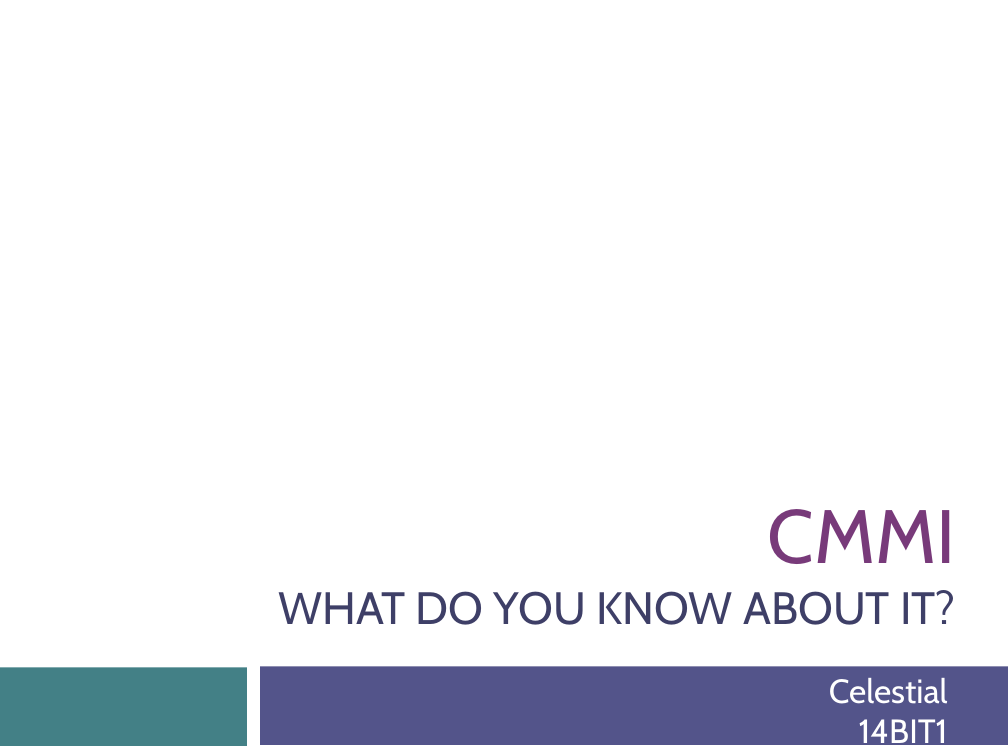
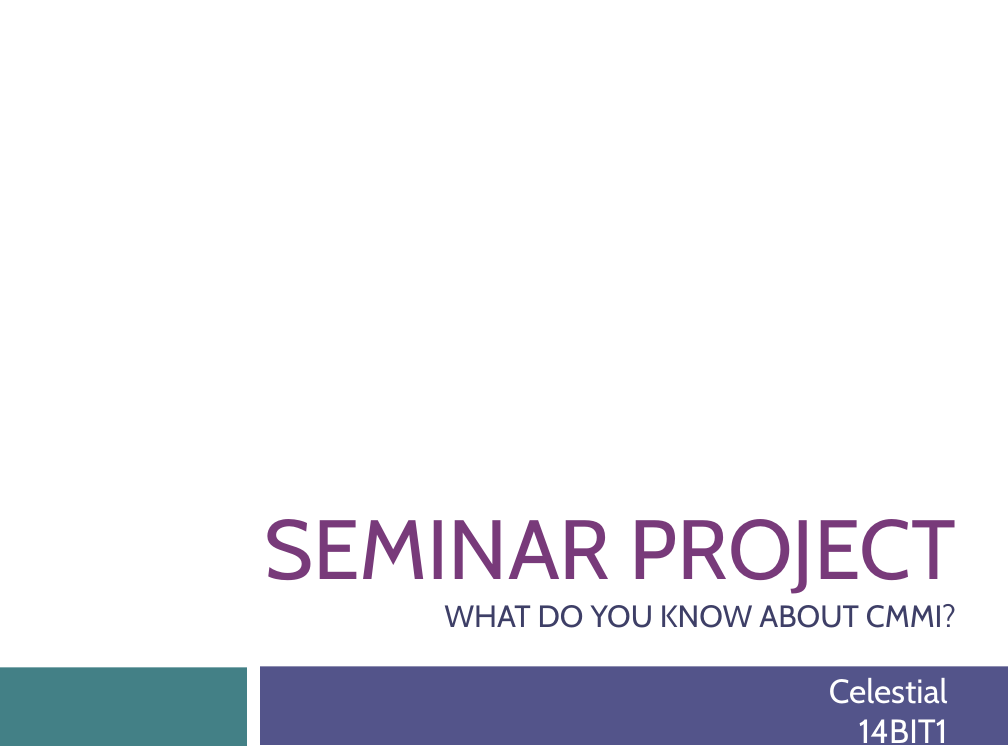
Before and after one commit to max26292/2017_14BIT_Celestial_Seminar, a slide deck: slide 1 of CMMI.pptx. Drawn at 1008x756 pixels with LibreOffice and Linux fonts; fonts in the diff are those of the drawing; background and template pictures are left out. Boxes give left, top, right and bottom in pixels: in the first picture for what was removed or moved away, otherwise in the second. Text is boxed around its words. In the diff, an @@ line names an element or a change of style, - is before the commit and + after.

Commit message:
CMMI - Process of Seminar (report included)

```diff
--- a/CMMI.pptx
+++ b/CMMI.pptx
@@ title at bbox=[264, 519, 956, 628]: text changed; size 32.4 to 22 pt @@
-CMMI
-WHAT DO YOU KNOW ABOUT IT?
+SEMINAR PROJECT
+WHAT DO YOU KNOW ABOUT CMMI?
```
Also in this commit, not shown: 2 other slides changed, 4 slides added.
